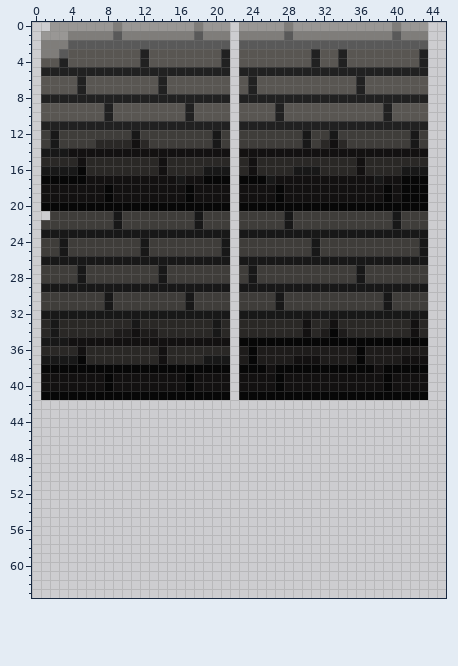
Pixel-art file -- ornekplate.aseprite. Above is the file before it was changed.
64x64 pixels, 1 frame. Colours within 5 levels of each other are drawn and written as one. Shown: x 0..45, y 0..63. The old version is drawn lined up with the new one.
And afterwards:
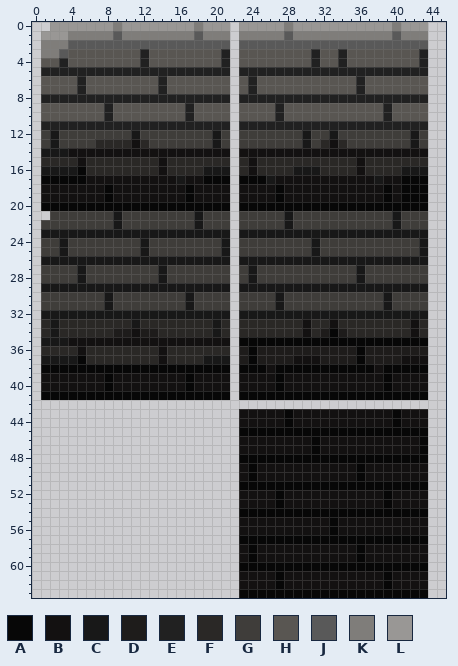
Palette (. is transparent): A #070707  B #131111  C #181818  D #1e1c1b  E #212121  F #2a2826  G #3f3d3a  H #595652  J #595959  K #7f7d7a  L #999795
What changed:
whole drawing moved by -9,-11 (the old picture is shown already moved)
The author put colour A in rows 43 to 44 at x 28 and 40; in row 45 at x 23 to 43; in rows 46 to 47 at x 31 and 43; in row 48 at x 23 to 43; in rows 49 to 50 at x 24 and 36; in row 51 at x 23 to 43.
The author put colour A in rows 52 to 53 at x 27 and 39; in row 54 at x 23 to 43; in rows 55 to 56 at x 33; in row 57 at x 23 to 43; in rows 58 to 59 at x 24 and 36; in row 60 at x 23 to 43.
The author put colour A in rows 61 to 62 at x 27 and 39; in row 63 at x 23 to 43.
The author put colour B in rows 43 to 44 at x 23 to 27, 29 to 39 and 41 to 43; in rows 46 to 47 at x 23 to 30 and 32 to 42; in rows 49 to 50 at x 23, 25 to 35 and 37 to 43; in rows 52 to 53 at x 23 to 26, 28 to 38 and 40 to 43; in rows 55 to 56 at x 23 to 32 and 34 to 43; in rows 58 to 59 at x 23, 25 to 35 and 37 to 43.
The author put colour B in rows 61 to 62 at x 23 to 26, 28 to 38 and 40 to 43.
